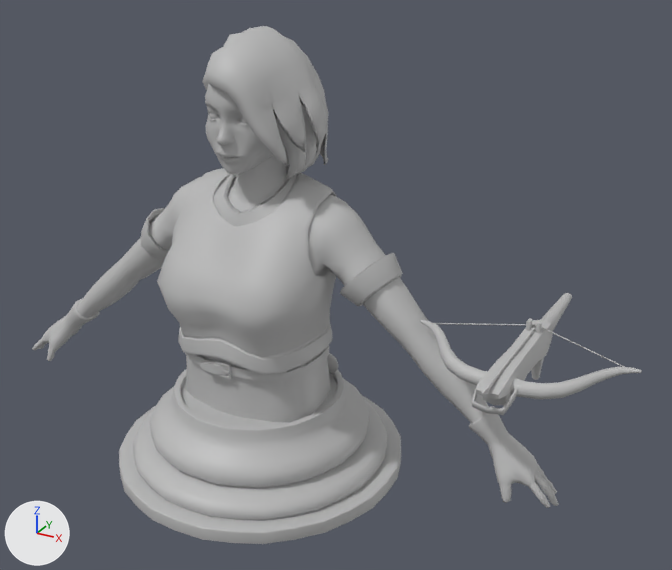
One commit to the FBX model Assets/Model/Unit/crossbow.fbx: the scene before it, then after it.
Before and after are seen from a camera (50 mm lens) standing at (1.735, -2.555, 2.067) and looking at (0.288, 0.076, 0.752). Arrows for +X, +Y and +Z are at lower left; the lights stay in place. Where no turn or scale is listed for an object, it has been applied to the vertices.

Objects in the first picture: 'crossbow_accessories', 'crossbow_base', 'pedestal'.
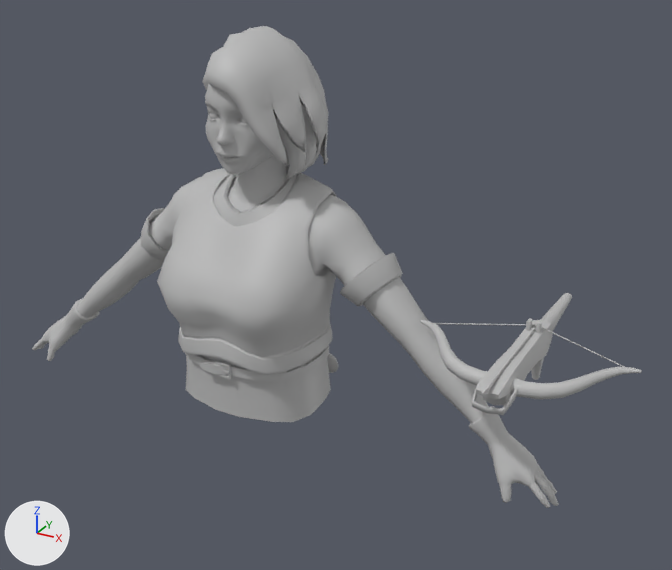
Where the change shows, as pixel boxes (x1, y1, x2, y2) in the pictures (672 x 570 px):
'pedestal', deleted: before (119, 369, 401, 544)

The change in detail:
Object 'pedestal' (ob_pedestal) is deleted.
